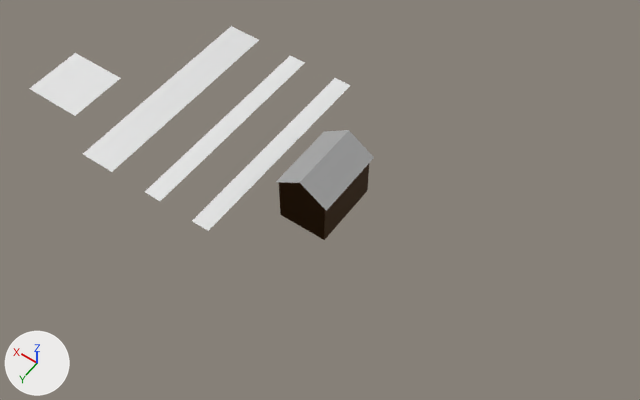
One commit to the Blender file Assets/allotment.blend: the scene before it, then after it.
The view is the same before and after, from a 50 mm camera at (-15.2, 13.5, 19.93) aimed at (-6.11, 0.76, -0.08). The lights are fixed; the arrows at lower left show +X, +Y and +Z.

In view in the first picture: 'Shed_composite', 'Standard Bed', 'Standard Path', 'path_woodchip', 'woodchip'.
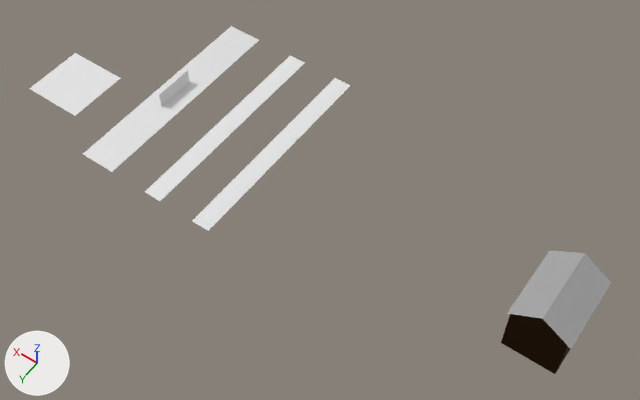
What differs and where, as boxes (x1, y1, x2, y2) in the pictures (640 x 400 px):
'Shed_composite', moved
    before: (276, 130, 374, 240)
    after: (501, 250, 611, 374)
'woodchip02_ihost', added
    after: (159, 70, 190, 106)

The change, as a diff of the scene's bpy script:
```diff
--- a/Assets/allotment.blend.py
+++ b/Assets/allotment.blend.py
@@ mat_woodchip02_image @@
+mat_woodchip02_image = principled_material('woodchip02_image')
+mat_woodchip02_image.base_color = (0.8, 0.8, 0.8)  # white #e7e7e7
@@ me_woodchip02_ihost @@
+me_woodchip02_ihost.from_pydata([(-0.667, -0.5, 0.0), (0.667, -0.5, 0.0), (-0.667, 0.5, 0.0), (0.667, 0.5, 0.0)], [], [(0, 1, 3, 2)])
+me_woodchip02_ihost.materials.append(mat_woodchip02_image)  # its picture is missing
@@ ob_shed_composite @@
 ob_shed_composite = bpy.data.objects.new('Shed_composite', me_shed_composite)
-ob_shed_composite.location = (-6.32, 0.85, -0.02)
+ob_shed_composite.location = (-13.29, 0.85, -0.02)
 ob_shed_composite.scale = (1.0, 1.06, 1.0)
@@ ob_woodchip02_ihost @@
+ob_woodchip02_ihost = bpy.data.objects.new('woodchip02_ihost', me_woodchip02_ihost)
+ob_woodchip02_ihost.location = (0.0, 0.0, 0.0)
+ob_woodchip02_ihost.rotation_euler = (1.571, 0.0, 1.571)  # degrees (90, 0, 90)
```
